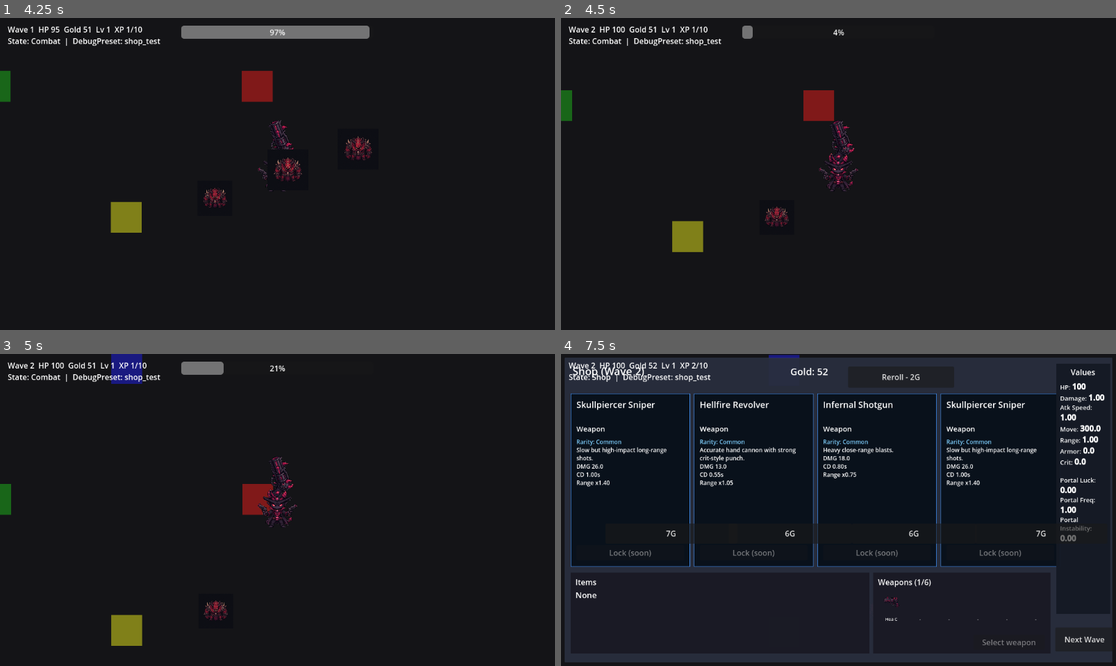
Above: before the commit, frames 1-4 (two rows, left to right).
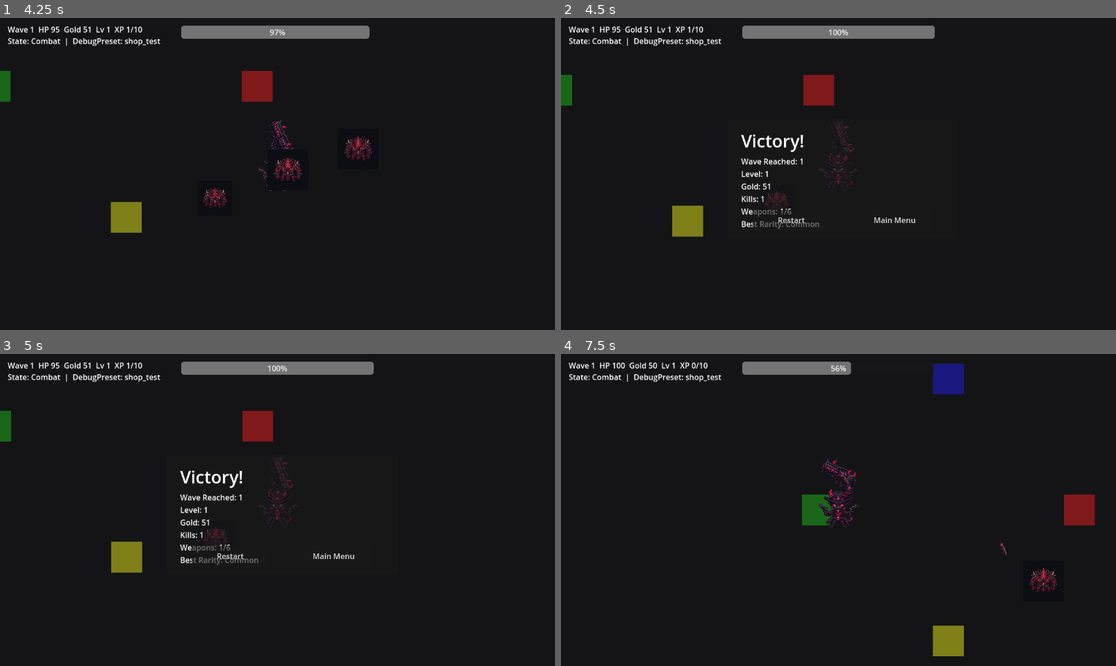
Above: after the commit, the same moments.

Repository: KevinRabbe/bullet-hell-roughe-lite
Game: Godot game, scene res://scenes/ui/MainMenu.tscn
The game is run twice, just before and just after one commit, with the same random seed, the same clock (stepped at 60 frames per second) and the same inputs.
Inputs (mouse positions are in pixels of both pictures, inside the frame that each line leads up to):
- Up to frame 1 (4.25 s): click "Start Run" at 0.5 s; click "Start Run" at 1.25 s; tap Enter at 2 s; move the mouse to (399, 158) at 2.02 s; hold D (move_right) 2.03-2.78 s; hold C (cycle_character) 2.03-2.78 s; click (399, 158) at 2.17 s; tap Space at 2.27, 3.02 s; move the mouse to (166, 189) at 2.77 s; hold S (move_down) 2.78-3.53 s; tap E (interact) at 2.85 s; move the mouse to (333, 105) at 3.52 s; hold D (move_right) from 3.53 s (still down); tap B at 3.6 s
- Up to frame 2 (4.5 s): move the mouse to (810, 236) at 4.27 s; release D (move_right) at 4.28 s; hold W (move_up) from 4.28 s (still down); tap Enter at 4.35 s; click (810, 236) at 4.42 s
- Up to frame 3 (5 s): keep holding W (move_up); tap Space at 4.52 s
- Up to frame 4 (7.5 s): release W (move_up) at 5 s; click (794, 556) at 5 s, where only the run after the commit has a clickable "Restart"; click (844, 534) at 5.75 s, where only the run after the commit has a clickable "Start Run"; move the mouse to (1005, 556) at 6.52 s; hold A (move_left) from 6.53 s (still down); tap R at 6.6 s; tap Space at 6.77 s; move the mouse to (672, 463) at 7.27 s; tap P at 7.35 s

Frame 1 is identical in both runs. In frame 2, 4.1% of the frame differs, in the area x 0-68%, y 2-76%; in frame 3, 5.6%; in frame 4, 24%, in the area x 0-100%, y 0-99%.

Commit message:
Stage 13.5: add run rewards summary screen

Diff:
--- a/scenes/game/Main.tscn
+++ b/scenes/game/Main.tscn
@@ -258,6 +258,45 @@
 offset_right = 210.0
 offset_bottom = 330.0
 text = "Reroll (2G)"
+
+[node name="RunEndUI" type="CanvasLayer" parent="."]
+
+[node name="Panel" type="Panel" parent="RunEndUI"]
+visible = false
+offset_left = 346.0
+offset_top = 210.0
+offset_right = 826.0
+offset_bottom = 460.0
+
+[node name="Title" type="Label" parent="RunEndUI/Panel"]
+offset_left = 28.0
+offset_top = 20.0
+offset_right = 452.0
+offset_bottom = 68.0
+theme_override_font_sizes/font_size = 36
+text = "Game Over"
+
+[node name="Summary" type="Label" parent="RunEndUI/Panel"]
+offset_left = 28.0
+offset_top = 76.0
+offset_right = 452.0
+offset_bottom = 168.0
+autowrap_mode = 2
+text = "Wave Reached: 1"
+
+[node name="RestartButton" type="Button" parent="RunEndUI/Panel"]
+offset_left = 52.0
+offset_top = 188.0
+offset_right = 214.0
+offset_bottom = 232.0
+text = "Restart"
+
+[node name="MainMenuButton" type="Button" parent="RunEndUI/Panel"]
+offset_left = 266.0
+offset_top = 188.0
+offset_right = 428.0
+offset_bottom = 232.0
+text = "Main Menu"
 
 [node name="BossManager" type="Node" parent="."]
 script = ExtResource("9")
--- a/scripts/enemies/enemy.gd
+++ b/scripts/enemies/enemy.gd
@@ -92,6 +92,8 @@
 	var reward_gold := 10 if is_boss else 1
 	var reward_xp := 15 if is_boss else 1
 	var player_node := players[0]
+	if player_node != null and player_node.has_method("register_enemy_kill"):
+		player_node.call("register_enemy_kill", is_boss)
 	if player_node != null and player_node.has_method("add_gold"):
 		player_node.call("add_gold", reward_gold)
 	if player_node != null and player_node.has_method("add_xp"):
--- a/scripts/game/boss_manager.gd
+++ b/scripts/game/boss_manager.gd
@@ -1,4 +1,5 @@
 extends Node
+signal boss_defeated
 
 @export var boss_scene: PackedScene
 @export var player_path: NodePath
@@ -53,3 +54,4 @@
 
 func _on_gate_beast_defeated() -> void:
 	print("Boss defeated: Gate Beast")
+	boss_defeated.emit()
--- a/scripts/game/main_game.gd
+++ b/scripts/game/main_game.gd
@@ -18,6 +18,12 @@
 @onready var level_up_panel: Control = $LevelUpUI/Panel
 @onready var level_up_title: Label = $LevelUpUI/Panel/Title
 @onready var level_up_reroll_button: Button = $LevelUpUI/Panel/RerollButton
+@onready var run_end_layer: CanvasLayer = $RunEndUI
+@onready var run_end_panel: Control = $RunEndUI/Panel
+@onready var run_end_title: Label = $RunEndUI/Panel/Title
+@onready var run_end_summary: Label = $RunEndUI/Panel/Summary
+@onready var run_end_restart_button: Button = $RunEndUI/Panel/RestartButton
+@onready var run_end_main_menu_button: Button = $RunEndUI/Panel/MainMenuButton
 @onready var level_up_choice_buttons: Array[Button] = [
 	$LevelUpUI/Panel/Choice1,
 	$LevelUpUI/Panel/Choice2,
@@ -52,6 +58,7 @@
 var level_up_reroll_count: int = 0
 var level_up_base_reroll_cost: int = 2
 var default_wave_duration_seconds: float = 30.0
+var run_finished: bool = false
 
 func _ready() -> void:
 	process_mode = Node.PROCESS_MODE_ALWAYS
@@ -66,6 +73,9 @@
 		player.level_up_pending_changed.connect(_on_level_up_pending_changed)
 	if enemy_spawner != null and enemy_spawner.has_signal("wave_completed"):
 		enemy_spawner.connect("wave_completed", _on_wave_completed)
+	var boss_manager := get_node_or_null("BossManager")
+	if boss_manager != null and boss_manager.has_signal("boss_defeated"):
+		boss_manager.connect("boss_defeated", _on_boss_defeated)
 	if start_button != null:
 		start_button.pressed.connect(_on_start_pressed)
 	if wave_continue_button != null:
@@ -76,6 +86,10 @@
 		level_up_choice_buttons[index].pressed.connect(_on_level_up_choice_pressed.bind(index))
 	if level_up_reroll_button != null:
 		level_up_reroll_button.pressed.connect(_on_level_up_reroll_pressed)
+	if run_end_restart_button != null:
+		run_end_restart_button.pressed.connect(_on_run_end_restart_pressed)
+	if run_end_main_menu_button != null:
+		run_end_main_menu_button.pressed.connect(_on_run_end_main_menu_pressed)
 	levelup_rng = _resolve_rng("levelup")
 	if enemy_spawner != null:
 		default_wave_duration_seconds = float(enemy_spawner.get("wave_duration_seconds"))
@@ -121,11 +135,15 @@
 		return
 
 func _on_player_died() -> void:
+	if run_finished:
+		return
+	run_finished = true
 	waiting_for_restart = true
 	waiting_for_wave_continue = false
 	waiting_for_level_up_choice = false
 	_set_combat_active(false)
 	_hide_run_overlays()
+	_show_run_end(false)
 
 func _toggle_pause() -> void:
 	var should_pause := not get_tree().paused
@@ -245,11 +263,15 @@
 	_hide_control_if_present("WaveIntermission/Panel")
 	_hide_control_if_present("ShopUI/Panel")
 	_hide_control_if_present("LevelUpUI/Panel")
+	_hide_control_if_present("RunEndUI/Panel")
+	_hide_control_if_present("RunEndUI")
 
 func _hide_control_if_present(path: NodePath) -> void:
 	var node := get_node_or_null(path)
 	if node is Control:
 		(node as Control).visible = false
+	if node is CanvasLayer:
+		(node as CanvasLayer).visible = false
 
 func _load_selectable_characters() -> void:
 	var data_registry := get_node_or_null("/root/DataRegistry")
@@ -364,6 +386,93 @@
 func _on_level_up_pending_changed() -> void:
 	print("Level-up pending. Will show after wave.")
 
+func _on_boss_defeated() -> void:
+	if run_finished:
+		return
+	run_finished = true
+	waiting_for_restart = true
+	waiting_for_wave_continue = false
+	waiting_for_level_up_choice = false
+	_set_combat_active(false)
+	_hide_run_overlays()
+	_show_run_end(true)
+
+func _show_run_end(victory: bool) -> void:
+	if run_end_layer != null:
+		run_end_layer.visible = true
+	if run_end_panel != null:
+		run_end_panel.visible = true
+	if run_end_title != null:
+		run_end_title.text = "Victory!" if victory else "Game Over"
+	if run_end_summary != null:
+		var snapshot := _get_player_snapshot()
+		var wave := int(enemy_spawner.get("current_wave_index")) if enemy_spawner != null else 1
+		var gold := int(snapshot.get("gold", 0))
+		var level := int(snapshot.get("level", 1))
+		var kills := int(snapshot.get("kills", 0))
+		var weapon_count := _get_weapon_count()
+		var highest_rarity := _get_highest_weapon_rarity()
+		run_end_summary.text = "Wave Reached: %d\nLevel: %d\nGold: %d\nKills: %d\nWeapons: %d/6\nBest Rarity: %s" % [wave, level, gold, kills, weapon_count, highest_rarity]
+
+func _on_run_end_restart_pressed() -> void:
+	_new_run_seed()
+	get_tree().reload_current_scene()
+
+func _on_run_end_main_menu_pressed() -> void:
+	_new_run_seed()
+	get_tree().reload_current_scene()
+
+func _get_player_snapshot() -> Dictionary:
+	if player != null and player.has_method("get_ui_snapshot"):
+		var snapshot_variant: Variant = player.call("get_ui_snapshot")
+		if snapshot_variant is Dictionary:
+			return snapshot_variant
+	return {}
+
+func _get_weapon_count() -> int:
+	if player == null:
+		return 0
+	var loadout := player.get_node_or_null("WeaponLoadout")
+	if loadout != null and loadout.has_method("get_weapon_count"):
+		return int(loadout.call("get_weapon_count"))
+	return 0
+
+func _get_highest_weapon_rarity() -> String:
+	if player == null:
+		return "-"
+	var loadout := player.get_node_or_null("WeaponLoadout")
+	if loadout == null or not loadout.has_method("get_weapon_entries"):
+		return "-"
+	var entries_variant: Variant = loadout.call("get_weapon_entries")
+	if not (entries_variant is Array):
+		return "-"
+	var entries: Array = entries_variant
+	var best_rank := -1
+	var best_label := "-"
+	for entry_variant in entries:
+		if not (entry_variant is Dictionary):
+			continue
+		var entry: Dictionary = entry_variant
+		var rarity := str(entry.get("rarity", "common"))
+		var rank := _rarity_rank(rarity)
+		if rank > best_rank:
+			best_rank = rank
+			best_label = rarity.capitalize()
+	return best_label
+
+func _rarity_rank(rarity: String) -> int:
+	match rarity:
+		"legendary":
+			return 3
+		"epic":
+			return 2
+		"rare":
+			return 1
+		"common":
+			return 0
+		_:
+			return -1
+
 func _open_level_up_screen() -> void:
 	waiting_for_level_up_choice = true
 	level_up_reroll_count = 0
--- a/scripts/player/player.gd
+++ b/scripts/player/player.gd
@@ -16,6 +16,8 @@
 var owned_items: Array[ItemData] = []
 var is_dead: bool = false
 var active_character_id: String = "gunslinger"
+var total_kills: int = 0
+var total_boss_kills: int = 0
 @onready var auto_weapon: Node = get_node_or_null("AutoWeapon")
 @onready var weapon_loadout: Node = get_node_or_null("WeaponLoadout")
 @onready var player_build: Node = get_node_or_null("PlayerBuild")
@@ -178,6 +180,11 @@
 		level_up_pending_changed.emit()
 	_update_hp_label()
 
+func register_enemy_kill(is_boss_kill: bool = false) -> void:
+	total_kills += 1
+	if is_boss_kill:
+		total_boss_kills += 1
+
 func has_pending_level_up() -> bool:
 	return pending_level_ups > 0
 
@@ -337,5 +344,7 @@
 		"portal_luck": float(stats.portal_luck),
 		"portal_frequency": float(stats.portal_frequency),
 		"portal_instability": float(stats.portal_instability),
-		"items": owned_items.duplicate()
+		"items": owned_items.duplicate(),
+		"kills": int(total_kills),
+		"boss_kills": int(total_boss_kills)
 	}
